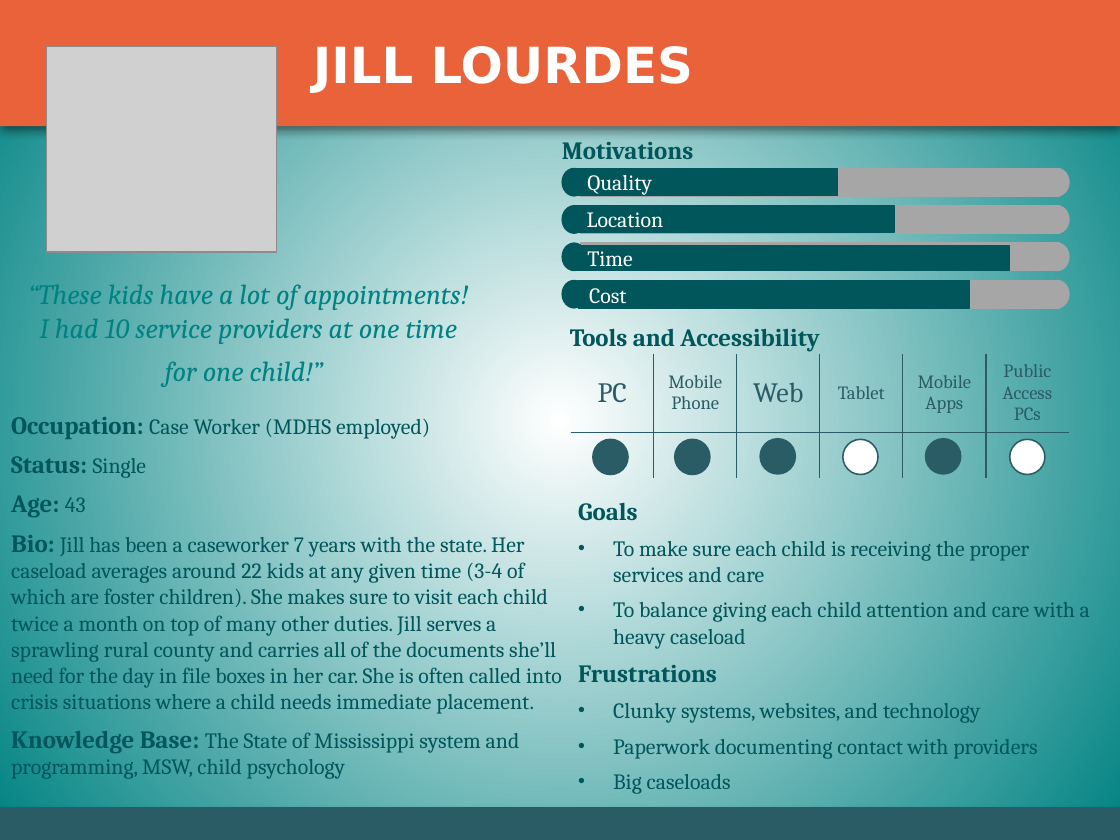
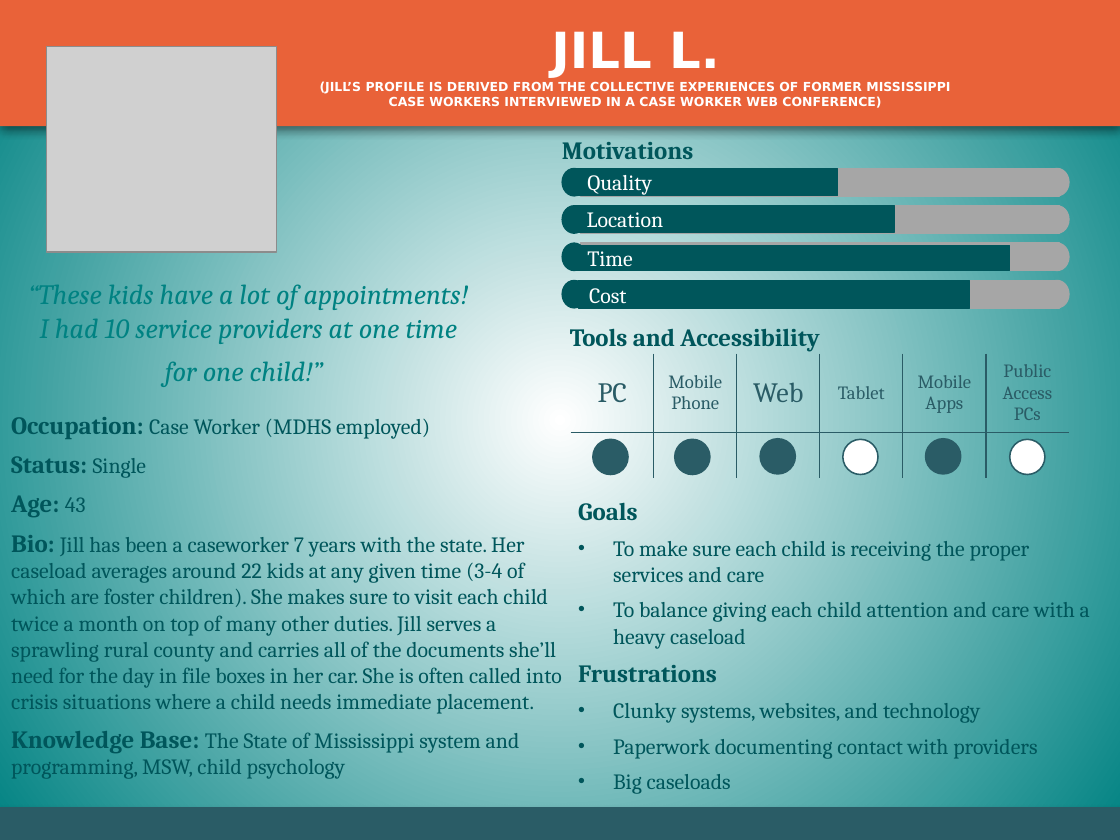
Before and after one commit to CambriaSolutions/MSRFP-3717, a slide deck: slide 4 of artifacts/Human-Centered-Design-Artifacts/MS ADPQ Personas.pptx. Drawn at 1120x840 pixels with LibreOffice and Linux fonts; fonts in the diff are those of the drawing; grey boxes stand for pictures. Boxes give left, top, right and bottom in pixels: in the first picture for what was removed or moved away, otherwise in the second. Text is boxed around its words. In the diff, an @@ line names an element or a change of style, - is before the commit and + after.

```diff
--- a/artifacts/Human-Centered-Design-Artifacts/MS ADPQ Personas.pptx
+++ b/artifacts/Human-Centered-Design-Artifacts/MS ADPQ Personas.pptx
@@ title at (320, 31, 950, 108): text changed; size 32 to 8 pt @@
-JILL LOURDES
+JILL L.
+(JILL’S PROFILE IS DERIVED FROM THE COLLECTIVE EXPERIENCES OF FORMER MISSISSIPPI CASE WORKERS INTERVIEWED IN A CASE WORKER WEB CONFERENCE)
```
Also in this commit, not shown: 3 other slides changed.
